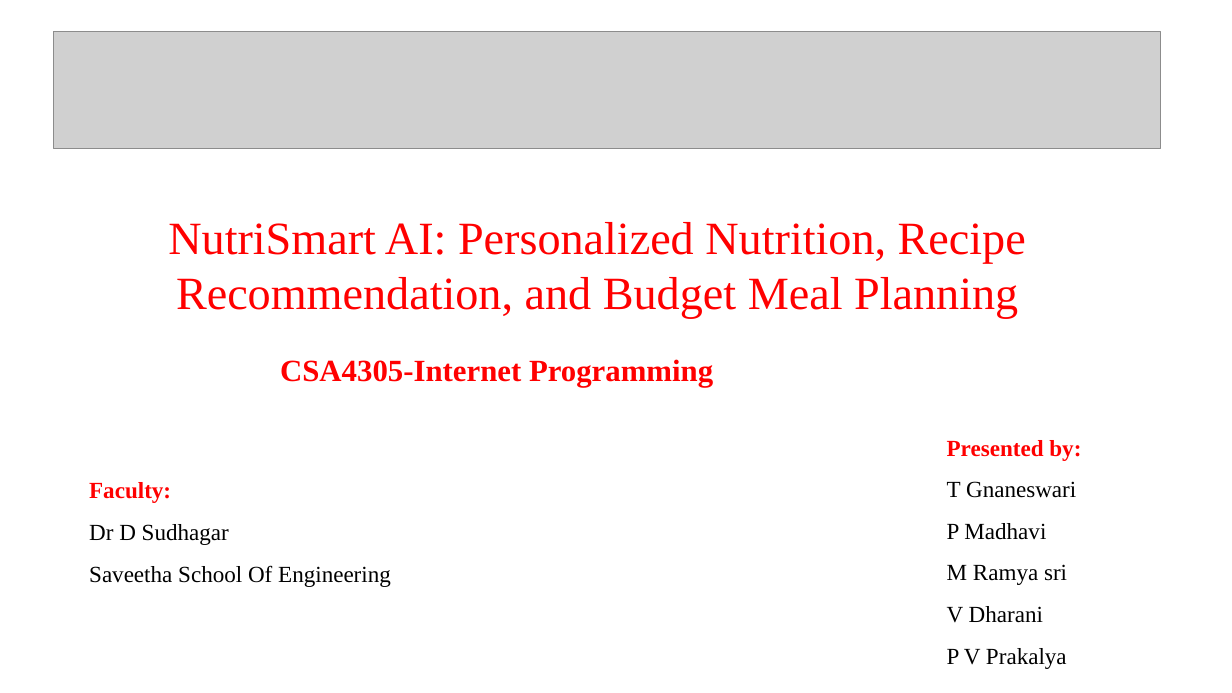
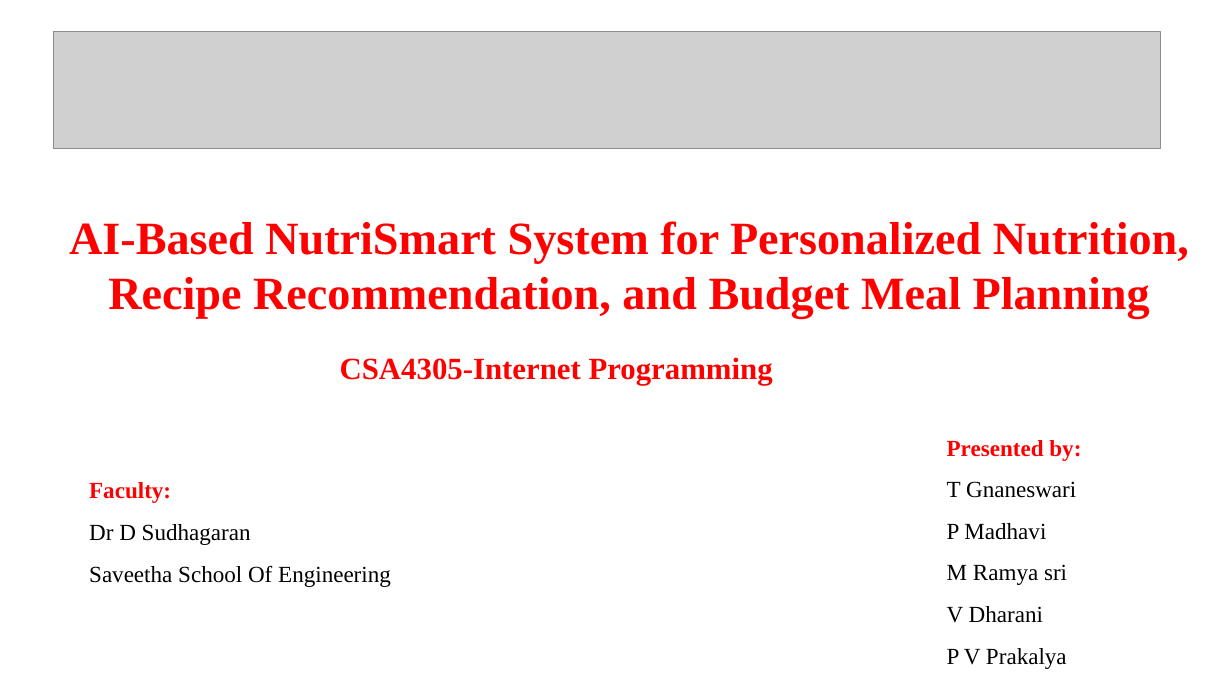
Before and after one commit to Gnaneswaritirumanyam/internet-programming, a slide deck: slide 1 of CAPSTONE PROJECT/ip captone batch9.pptx. Drawn at 1232x693 pixels with LibreOffice and Linux fonts; fonts in the diff are those of the drawing; grey boxes stand for pictures. Boxes give left, top, right and bottom in pixels: in the first picture for what was removed or moved away, otherwise in the second. Text is boxed around its words. In the diff, an @@ line names an element or a change of style, - is before the commit and + after.

```diff
--- a/CAPSTONE PROJECT/ip captone batch9.pptx
+++ b/CAPSTONE PROJECT/ip captone batch9.pptx
@@ text at (69,221,1189,319): text changed; bold on @@
-NutriSmart AI: Personalized Nutrition, Recipe Recommendation, and Budget Meal Planning
+AI-Based NutriSmart System for Personalized Nutrition, Recipe Recommendation, and Budget Meal Planning
@@ text "CSA4305-Internet Programming": place and size @@
-text "CSA4305-Internet Programming" at (280,359,713,387)
+text "CSA4305-Internet Programming" at (340,357,773,385)
@@ text at (89,524,391,587): text changed @@
-Dr D Sudhagar
-Saveetha School Of Engineering
+Dr D Sudhagaran
+Saveetha School Of Engineering
```
Also in this commit, not shown: 2 other slides changed, 7 slides added, 1 other file.
